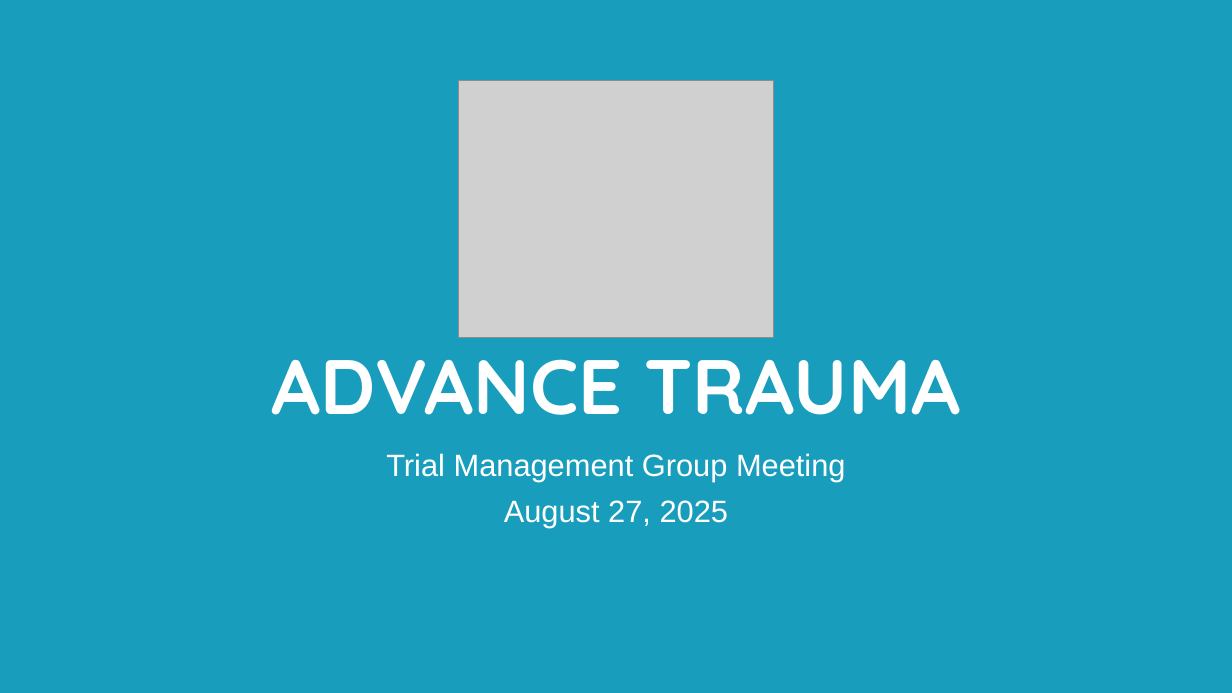
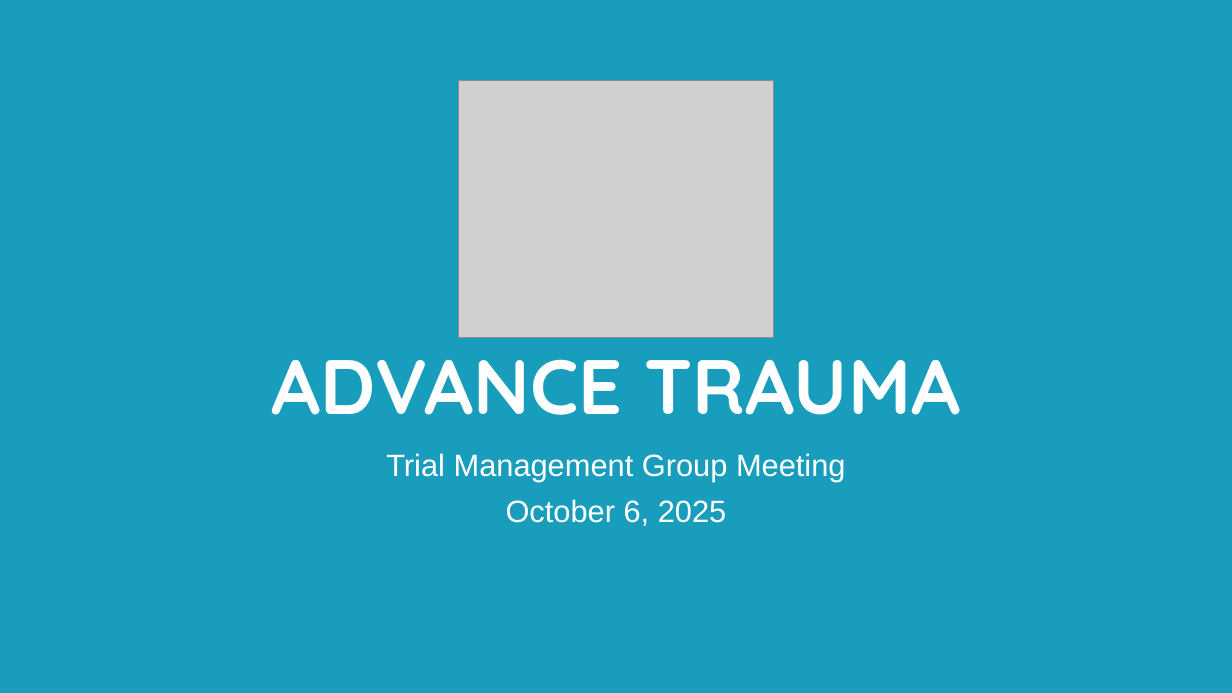
Before and after one commit to martingerdin/advance-trauma-trial, a slide deck: slide 1 of meetings/20251006/presentation.pptx. Drawn at 1232x693 pixels with LibreOffice and Linux fonts; fonts in the diff are those of the drawing; grey boxes stand for pictures. Boxes give left, top, right and bottom in pixels: in the first picture for what was removed or moved away, otherwise in the second. Text is boxed around its words. In the diff, an @@ line names an element or a change of style, - is before the commit and + after.

```diff
--- a/meetings/20251006/presentation.pptx
+++ b/meetings/20251006/presentation.pptx
@@ subtitle at [506, 499, 726, 526]: text changed @@
-August 27, 2025
+October 6, 2025
```
Also in this commit, not shown: 8 other slides changed, 1 other file.
